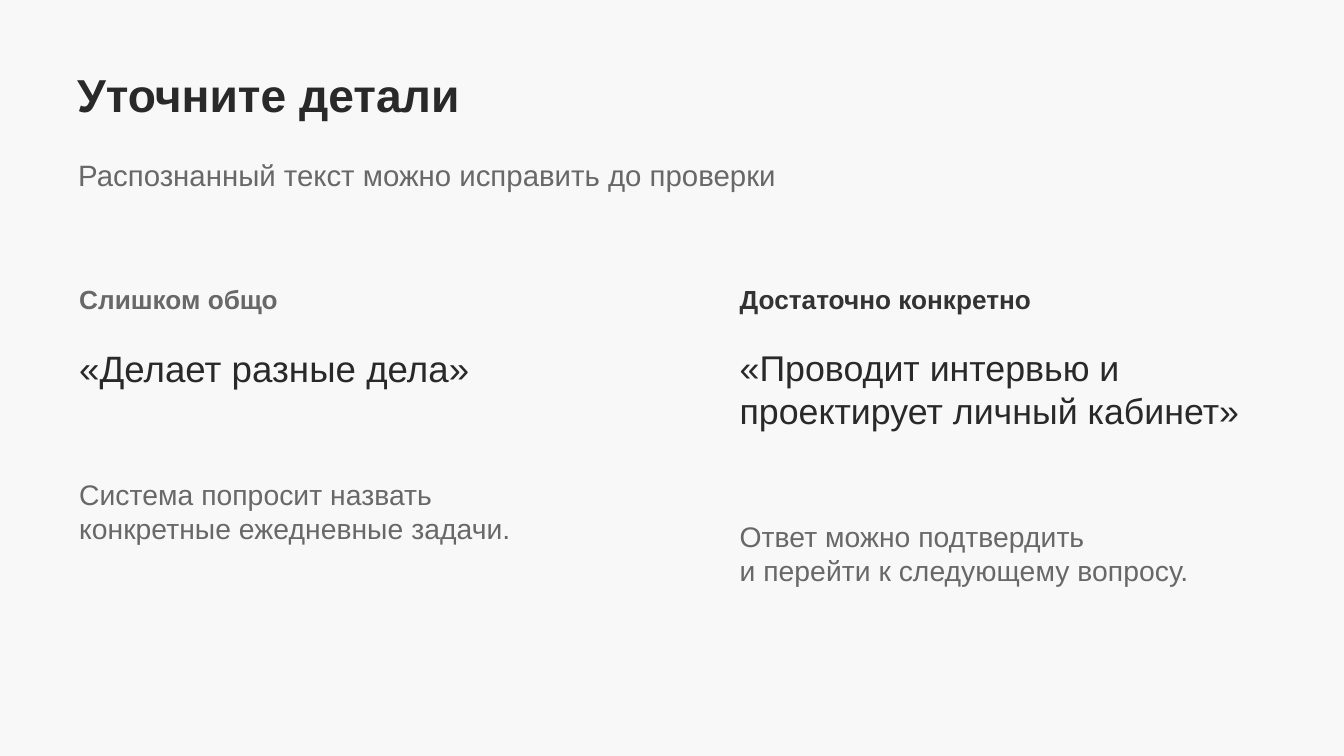
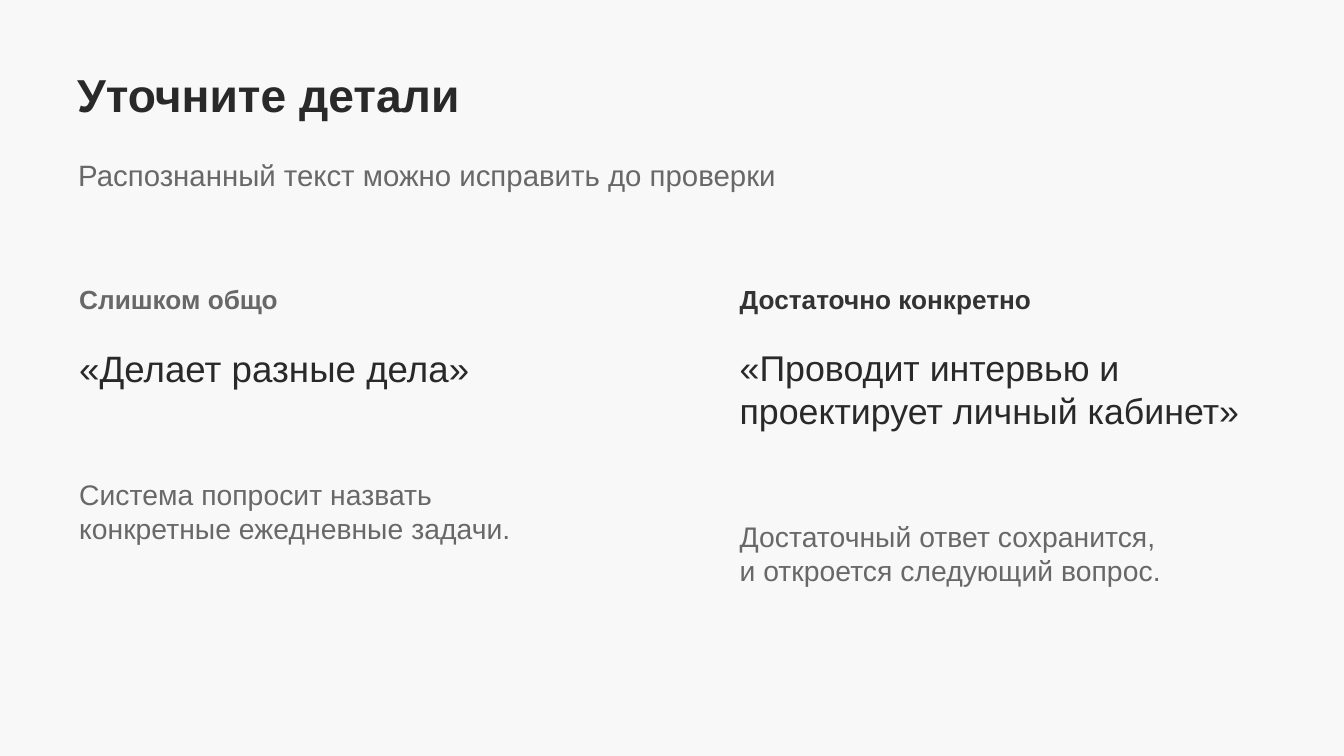
Before and after one commit to deidarkt/vacancy-voice, a slide deck: slide 3 of user-guide.pptx. Drawn at 1344x756 pixels with LibreOffice and Linux fonts; fonts in the diff are those of the drawing. Boxes give left, top, right and bottom in pixels: in the first picture for what was removed or moved away, otherwise in the second. Text is boxed around its words. In the diff, an @@ line names an element or a change of style, - is before the commit and + after.

```diff
--- a/user-guide.pptx
+++ b/user-guide.pptx
@@ text at bbox=[740, 526, 1160, 587]: text changed @@
-Ответ можно подтвердить
-и перейти к следующему вопросу.
+Достаточный ответ сохранится,
+и откроется следующий вопрос.
```
Also in this commit, not shown: 1 other slide changed, 5 other files.
